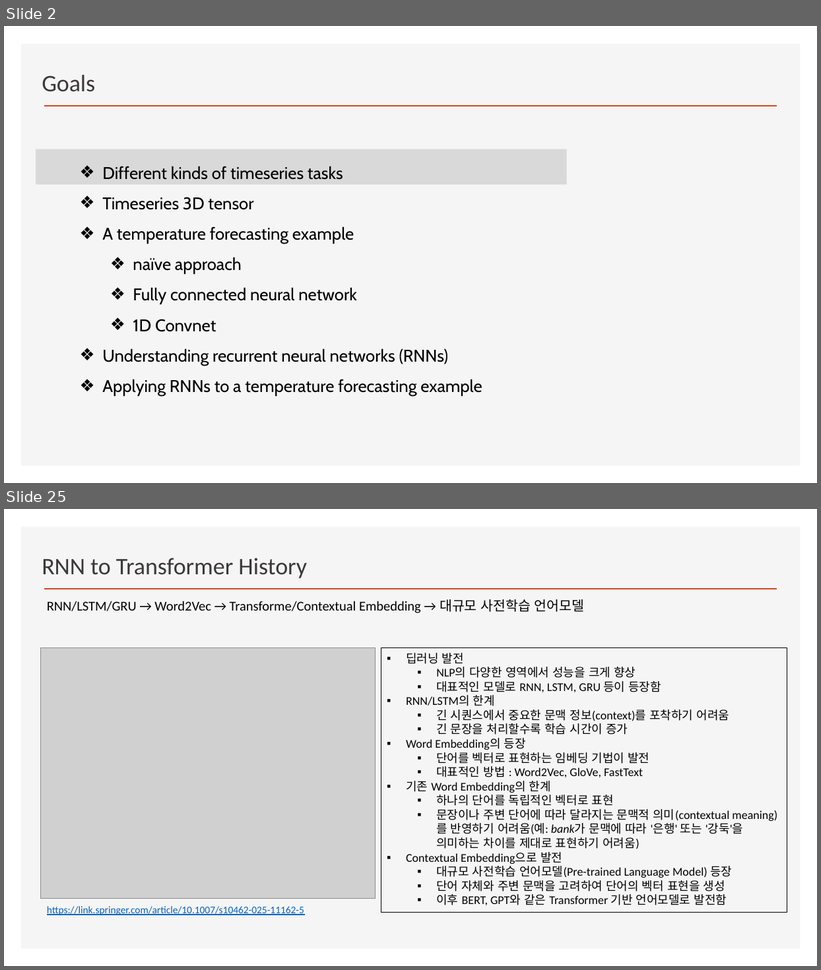
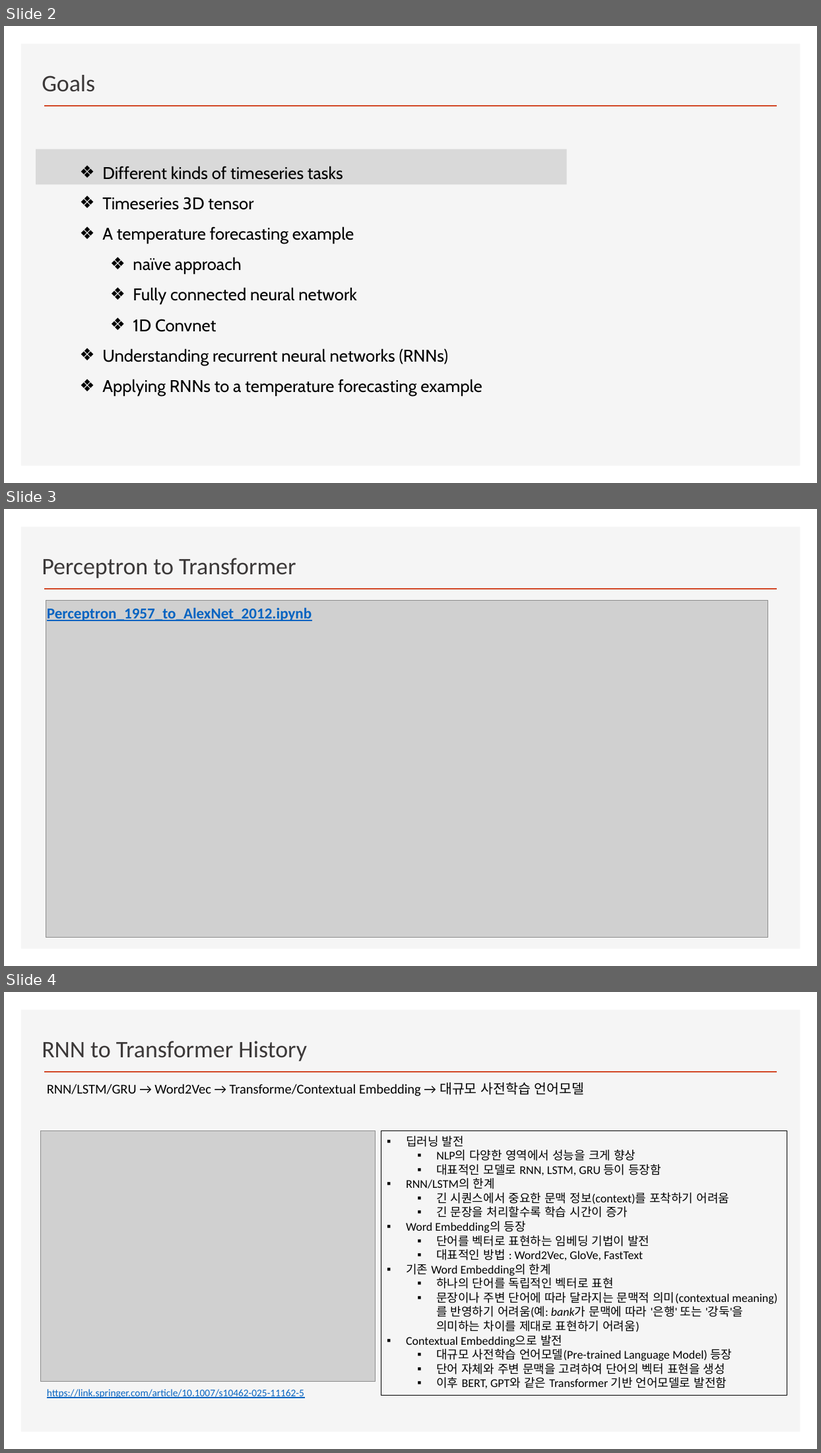
Before and after one commit to ancestor9/2026_Fall_Deep-Learning-with-Python, a slide deck: Chapter 13 Timeseries forecasting.pptx. Shown one above the other, each under a label of ours: slides 2 and 25 before the commit, slides 2, 3 and 4 after it; the slides between them are not shown. The pictures are 821x970 and 821x1453 pixels, drawn with LibreOffice and Linux fonts; fonts in the diff are those of the drawing; grey boxes stand for pictures; background and template pictures are left out. Boxes give left, top, right and bottom in pixels: in the first picture for what was removed or moved away, otherwise in the second. Text is boxed around its words. In the diff, an @@ line names an element or a change of style, - is before the commit and + after.

```diff
--- a/Chapter 13 Timeseries forecasting.pptx
+++ b/Chapter 13 Timeseries forecasting.pptx
@@ slide 3 added at <box>4,509,817,966</box>, background #FFFFFF; not listed: 2 template elements that a slide beside it also shows @@
@@ text added at <box>42,558,296,578</box>, 28 pt, text #3B3838 @@
+Perceptron to Transformer
@@ picture added at <box>46,601,768,938</box> @@
@@ text added at <box>47,607,312,621</box>, 18 pt, text #0563C1, bold, underline @@
+Perceptron_1957_to_AlexNet_2012.ipynb
@@ what was slide 25 is now slide 4 @@
```
Also in this commit, not shown: 4 slides changed.
